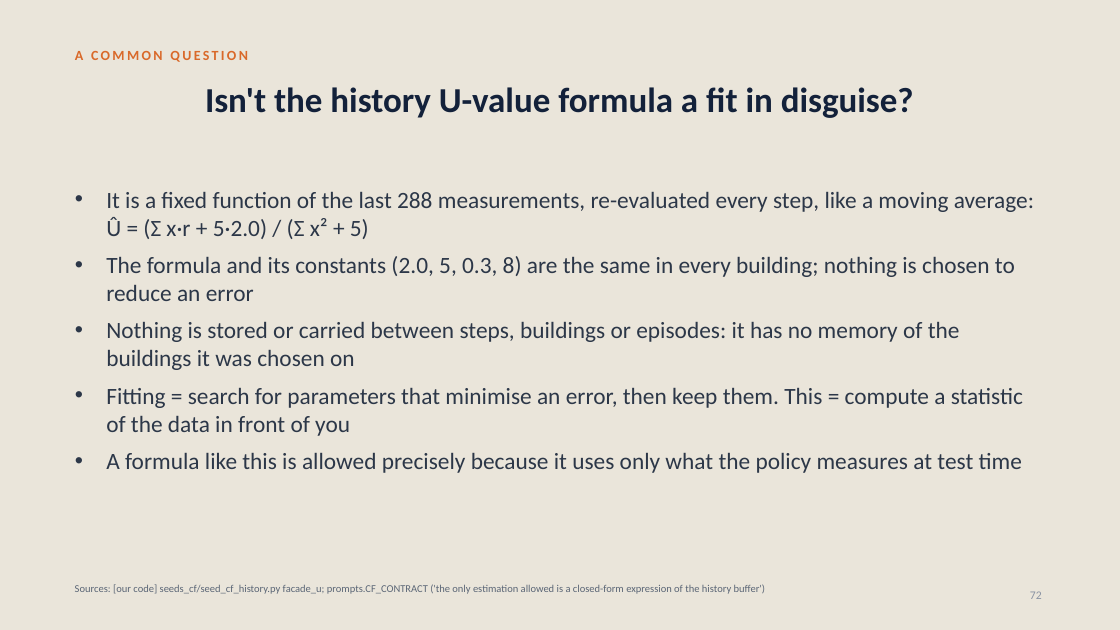
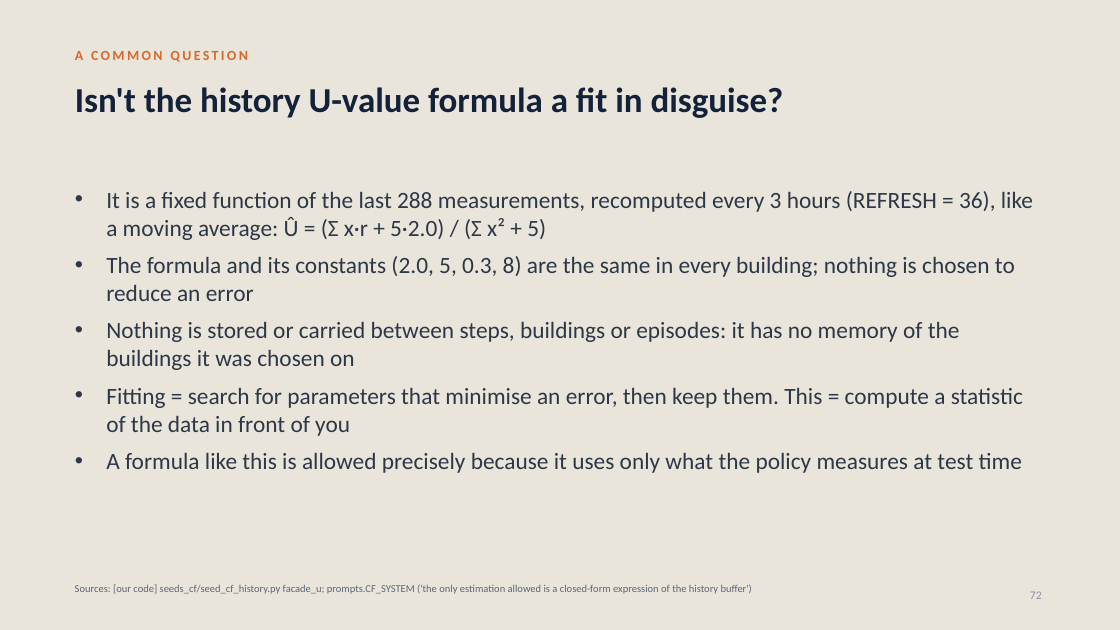
Before and after one commit to srivathsanb14/working-code, a slide deck: slide 72 of docs/One_Controller_for_Every_Building.pptx. Drawn at 1120x630 pixels with LibreOffice and Linux fonts; fonts in the diff are those of the drawing. Boxes give left, top, right and bottom in pixels: in the first picture for what was removed or moved away, otherwise in the second. Text is boxed around its words. In the diff, an @@ line names an element or a change of style, - is before the commit and + after.

```diff
--- a/docs/One_Controller_for_Every_Building.pptx
+++ b/docs/One_Controller_for_Every_Building.pptx
@@ title "Isn't the history U-value formula ..." at [75,87,784,118]: alignment centre to left @@
@@ text at [106,191,1033,240]: text changed @@
-• It is a fixed function of the last 288 measurements, re-evaluated every step, like a moving average: Û = (Σ x·r + 5·2.0) / (Σ x² + 5)
+• It is a fixed function of the last 288 measurements, recomputed every 3 hours (REFRESH = 36), like a moving average: Û = (Σ x·r + 5·2.0) / (Σ x² + 5)
@@ text at [75,584,752,594]: text changed @@
-Sources: [our code] seeds_cf/seed_cf_history.py facade_u; prompts.CF_CONTRACT ('the only estimation allowed is a closed-form expression of the history buffer')
+Sources: [our code] seeds_cf/seed_cf_history.py facade_u; prompts.CF_SYSTEM ('the only estimation allowed is a closed-form expression of the history buffer')
```
Also in this commit, not shown: 140 other slides changed, 4 other files.
